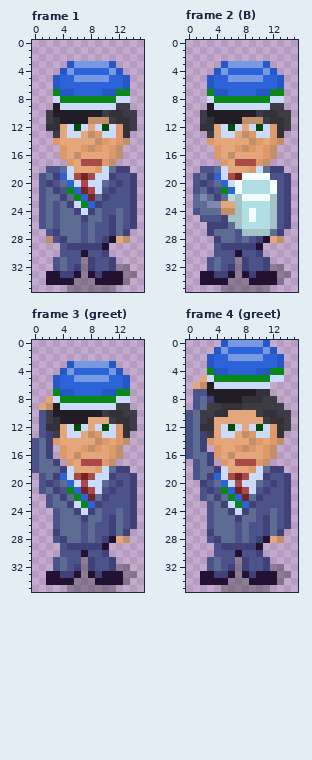
Two versions of one pixel-art file, art/cfe-ksv-pikmets.aseprite. Above: the version before the commit.
16x36 pixels, 4 frames. Shown: frame 1, frame 2 (B), frame 3 (greet), frame 4 (greet).
Now the later version:
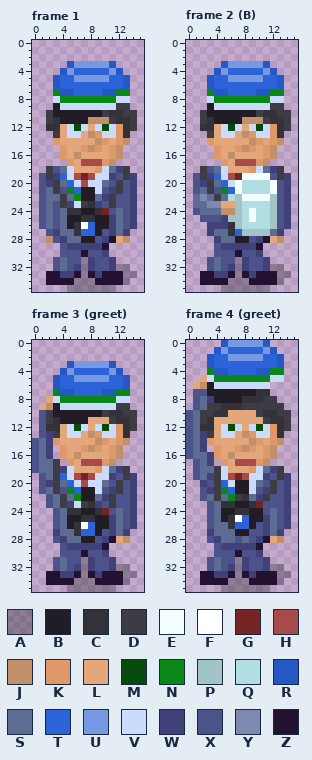
Palette (. is transparent): A #00000046  B #221c26  C #333239  D #3d3b44  E #f5fefe  F #ffffff  G #762323  H #a84a4a  J #c28f6b  K #df9968  L #e3a77b  M #054c0c  N #098717  P #a3c4c7  Q #b0dee3  R #2658c5  S #5c6c93  T #2d63d8  U #7799e2  V #cbdbfc  W #3f4178  X #4c538b  Y #7d89b0  Z #221131
Log entry: Greet animations for all ksv!!
From old to new:
layer "kaamera" now shown
Changed rows in their new state; - is an unchanged pixel.
Frame 1, layer "kaamera":
first column x 2:
18 D----------D
19 D----------D
20 -D--------D-
21 -D---BB---D-
22 --D--BB--D--
23 --D--DC--D--
24 ---CCBBCG---
25 ---BBCCBB---
26 ---BCFTBB---
27 ----CTTB----
28 -----BB-----
Frame 2 (B), layer "kaamera":
first column x 2:
18 D----------D
19 D----------D
20 -D----------
21 -D----------
22 --D---------
first column x 6:
26 C--
27 CT-
28 -BB
Frame 3 (greet), layer "kaamera":
first column x 3:
17 D----------
18 D---------D
19 D---------D
20 D--------D-
21 D---BB---D-
22 -D--BB--D--
23 -D--DC--D--
24 --CCBBCG---
25 --BBCCBB---
26 --BCFTBB---
27 ---CTTB----
28 ----BB-----
Frame 4 (greet), layer "kaamera":
first column x 4:
18 D--------D
19 D--------D
20 D--BB---D-
21 D--BB---D-
22 D--DC--D--
23 -CCBBCG---
24 -BBCCBB---
25 -BCFTBB---
26 --CTTB----
27 ---BB-----
Where, in picture pixels (left, top, right, bottom), the same in both pictures:
changed: (46, 166, 130, 243)
changed: (200, 166, 249, 243)
changed: (277, 166, 284, 180)
changed: (53, 459, 130, 543)
changed: (214, 466, 284, 536)
